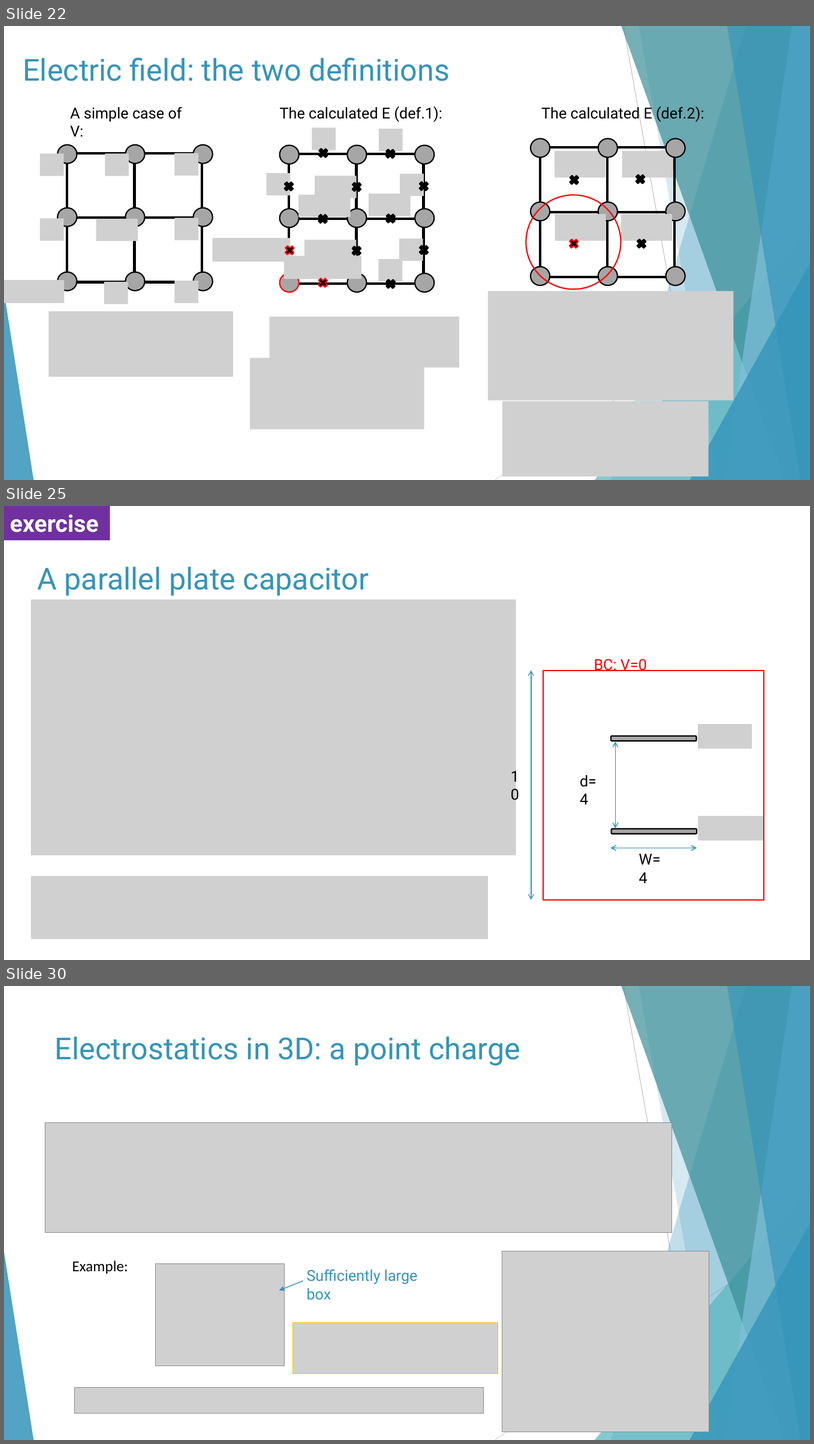
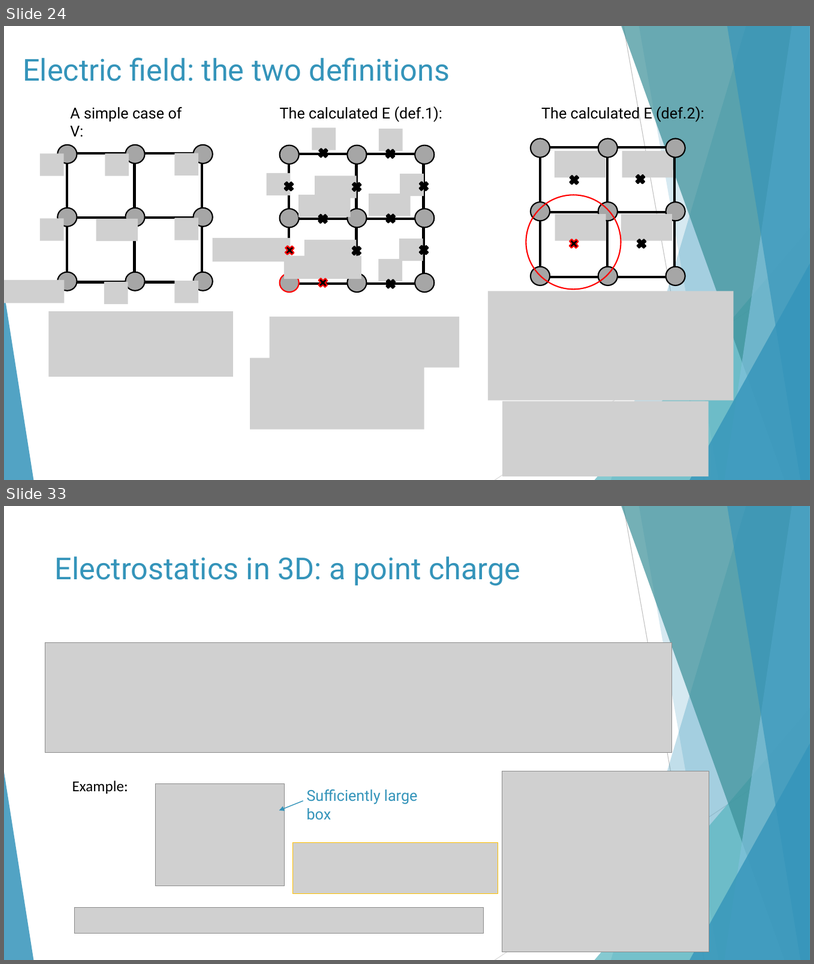
Before and after one commit to Wayne-4415/-, a slide deck: Partial differential equations (PDEs) 2021.pptx. Shown one above the other, each under a label of ours: slides 22, 25 and 30 before the commit, slides 24 and 33 after it; the slides between them are not shown. The pictures are 814x1444 and 814x964 pixels, drawn with LibreOffice and Linux fonts; fonts in the diff are those of the drawing; grey boxes stand for pictures. Boxes give left, top, right and bottom in pixels: in the first picture for what was removed or moved away, otherwise in the second. Text is boxed around its words. In the diff, an @@ line names an element or a change of style, - is before the commit and + after.

```diff
--- a/Partial differential equations (PDEs) 2021.pptx
+++ b/Partial differential equations (PDEs) 2021.pptx
@@ slide 25 removed at [4,506,810,960], background #FFFFFF @@
@@ rectangle removed at [4,506,110,540] @@
-exercise
@@ title removed at [37,567,369,596] @@
-A parallel plate capacitor
@@ picture removed at [31,600,516,856] @@
@@ group removed at [505,659,764,900]: 4 texts, 3 double arrows, 2 rounded rectangles, 2 pictures, 1 rectangle @@
-d=4
-W=4
-BC: V=0
-10
@@ picture removed at [31,876,489,939] @@
@@ what was slide 22 is now slide 24 @@
@@ what was slide 30 is now slide 33 @@
```
Also in this commit, not shown: 14 slides changed, 6 slides added, 4 other slides removed, 1 other file.
